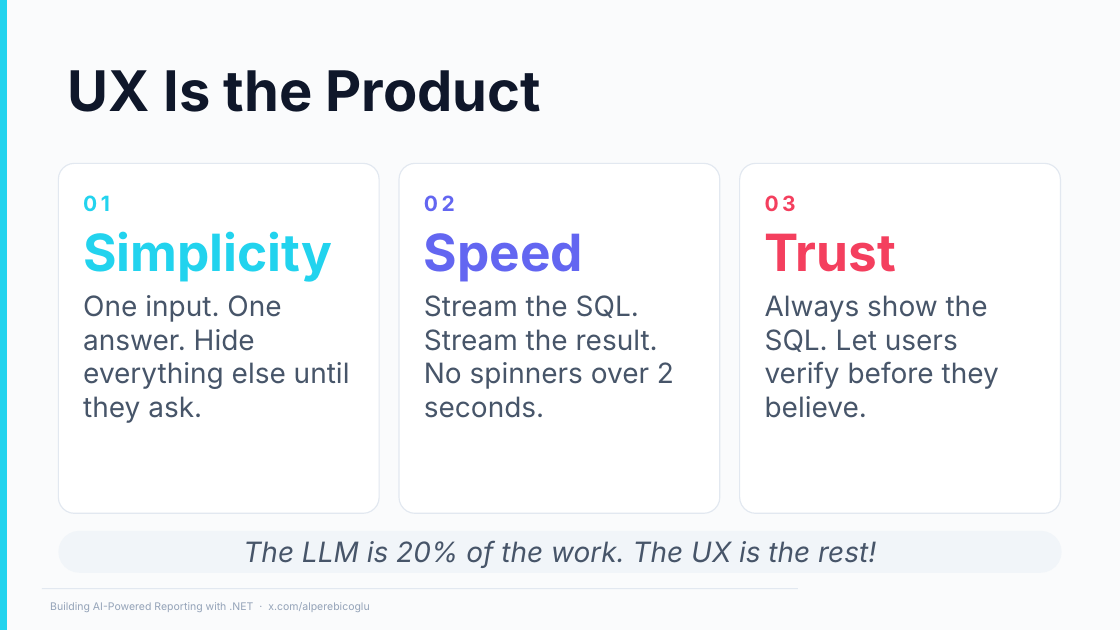
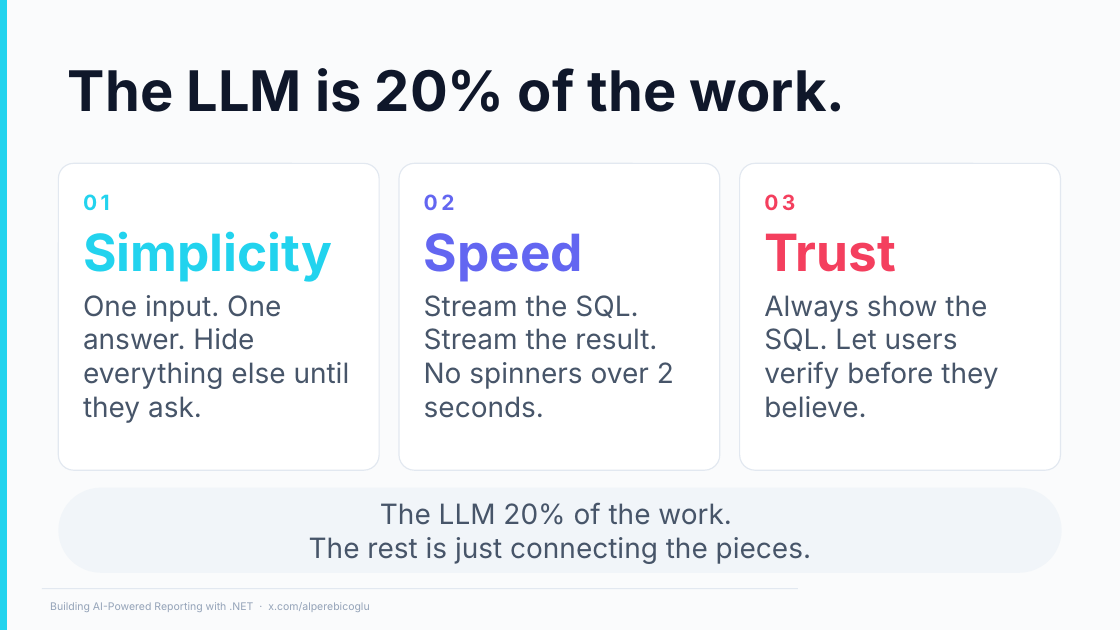
Before and after one commit to ebicoglu/chat-with-your-data-conference, a slide deck: slide 17 of Presentation.pptx. Drawn at 1120x630 pixels with LibreOffice and Linux fonts; fonts in the diff are those of the drawing; background and template pictures are left out. Boxes give left, top, right and bottom in pixels: in the first picture for what was removed or moved away, otherwise in the second. Text is boxed around its words. In the diff, an @@ line names an element or a change of style, - is before the commit and + after.

```diff
--- a/Presentation.pptx
+++ b/Presentation.pptx
@@ title at (x1=68, y1=68, x2=846, y2=112): text changed @@
-UX Is the Product
+The LLM is 20% of the work.
@@ rounded rectangle "01" resized from (x1=58, y1=163, x2=379, y2=513) to (x1=58, y1=163, x2=379, y2=470) @@
@@ rounded rectangle "02" resized from (x1=399, y1=163, x2=720, y2=513) to (x1=399, y1=163, x2=720, y2=470) @@
@@ rounded rectangle "03" resized from (x1=740, y1=163, x2=1061, y2=513) to (x1=740, y1=163, x2=1061, y2=470) @@
@@ rounded rectangle "The LLM 20% of the ..." resized from (x1=58, y1=531, x2=1061, y2=573) to (x1=58, y1=488, x2=1061, y2=573) @@
@@ text in rounded rectangle at (x1=309, y1=502, x2=811, y2=564): text changed; italic off @@
-The LLM is 20% of the work. The UX is the rest!
+The LLM 20% of the work.
+The rest is just connecting the pieces.
```
Also in this commit, not shown: 12 other slides changed.
